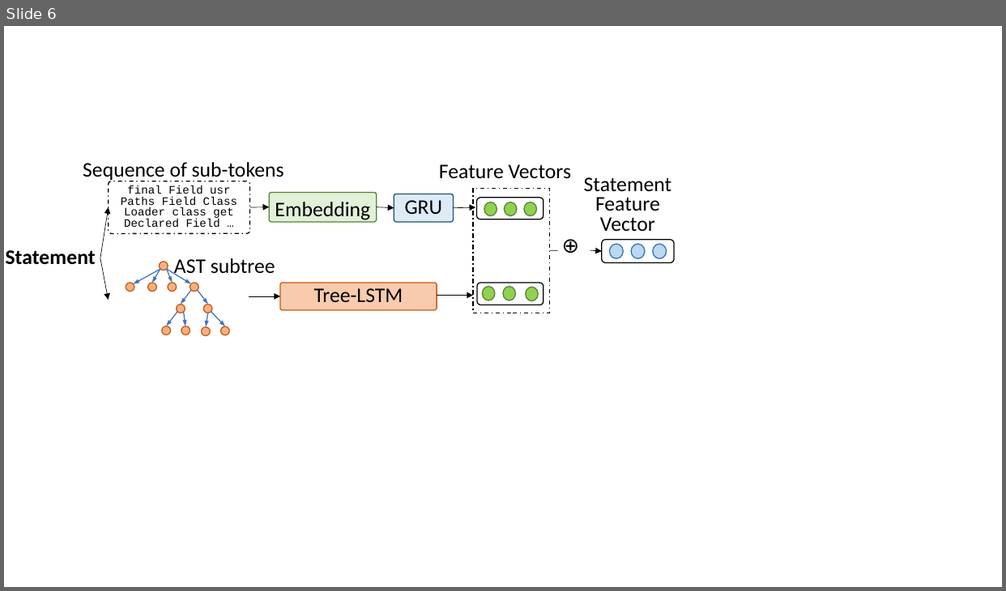
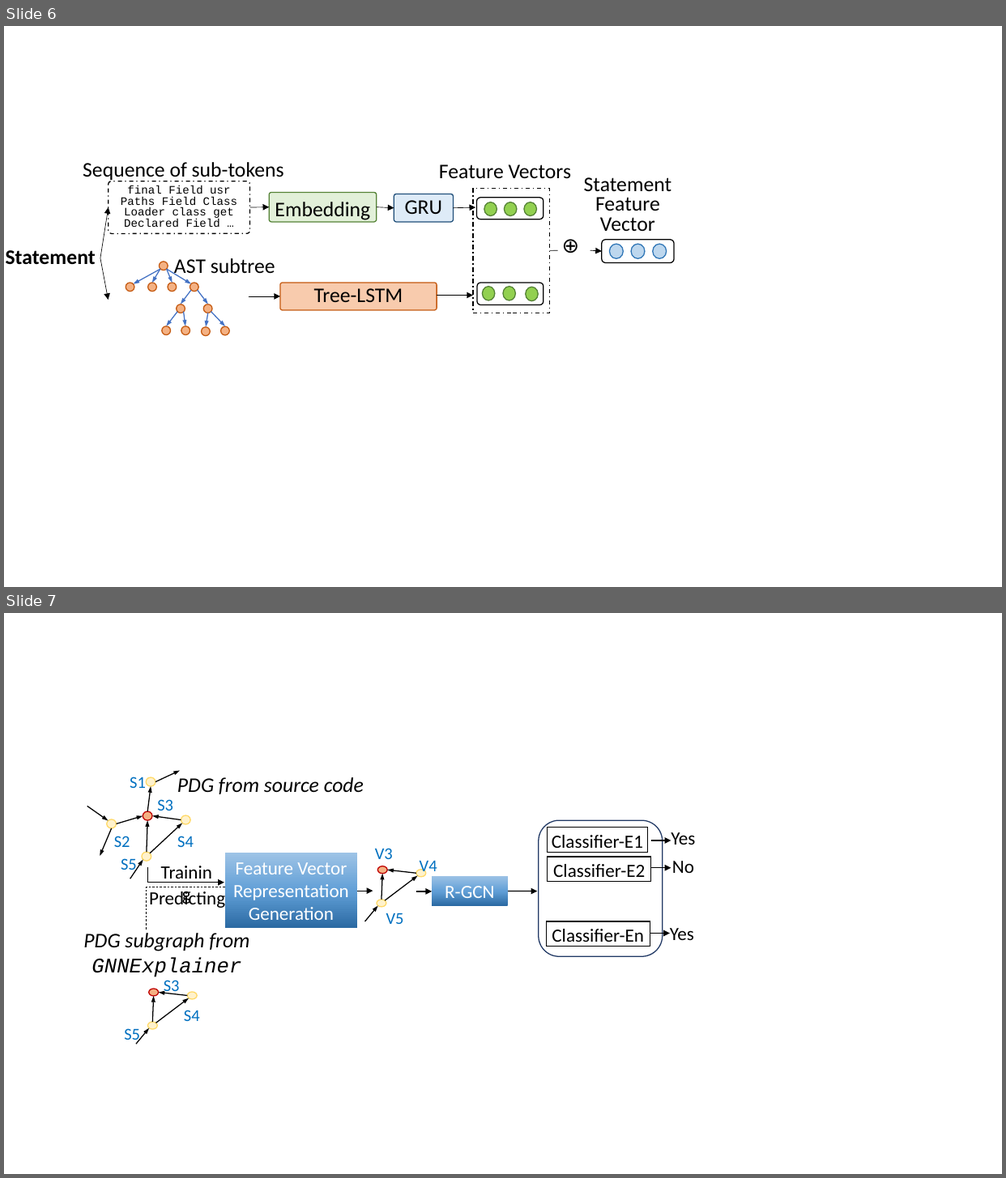
Before and after one commit to tien-n-nguyen/exception, a slide deck: figures.pptx. Shown one above the other, each under a label of ours: slide 6 before the commit, slides 6 and 7 after it. The pictures are 1006x591 and 1006x1178 pixels, drawn with LibreOffice and Linux fonts; fonts in the diff are those of the drawing. Boxes give left, top, right and bottom in pixels: in the first picture for what was removed or moved away, otherwise in the second. Text is boxed around its words. In the diff, an @@ line names an element or a change of style, - is before the commit and + after.

```diff
--- a/figures.pptx
+++ b/figures.pptx
@@ slide 7 added at bbox=[4, 613, 1002, 1174], background #FFFFFF @@
@@ text added at bbox=[177, 777, 364, 794], 20 pt, text #000000, italic @@
+PDG from source code
@@ rounded rectangle added at bbox=[539, 820, 663, 956], outline #203864 1 pt @@
@@ rounded rectangle added at bbox=[548, 828, 648, 853], outline #000000 1 pt, 18 pt, text #000000 @@
+Classifier-E1
@@ rectangle added at bbox=[225, 854, 357, 929], fill gradient #2A69A2 to #609ED6 to #9DC3E6, 18 pt, text #FFFFFF @@
+Feature Vector Representation Generation
@@ arrow added from (651, 841) to (671, 841), #000000 1 pt @@
@@ text added at bbox=[671, 833, 695, 845], 18 pt, text #000000 @@
+Yes
@@ group added at bbox=[87, 771, 194, 879]: 9 arrows, 5 ellipses, 5 texts @@
+S1
+S2
+S3
+S4
+S5
@@ elbow arrow added from (147, 867) to (224, 883), #000000 0.5 pt @@
@@ text added at bbox=[153, 856, 219, 886], 18 pt, text #000000 @@
+Training
@@ rectangle added at bbox=[432, 875, 507, 905], fill gradient #2A69A2 to #609ED6 to #9DC3E6, 18 pt, text #FFFFFF @@
+R-GCN
@@ rounded rectangle added at bbox=[548, 857, 651, 882], outline #000000 1 pt, 18 pt, text #000000 @@
+Classifier-E2
@@ arrow added from (651, 868) to (671, 868), #000000 1 pt @@
@@ text added at bbox=[672, 861, 694, 873], 18 pt, text #000000 @@
+No
@@ elbow arrow added from (147, 929) to (249, 887), #000000 0.5 pt dashed @@
@@ text added at bbox=[149, 892, 225, 908], 18 pt, text #000000 @@
+Predicting
@@ arrow added from (357, 891) to (373, 891), #000000 1 pt @@
@@ arrow added from (416, 892) to (432, 892), #000000 1 pt @@
@@ arrow added from (507, 892) to (537, 892), #000000 1 pt @@
@@ group added at bbox=[364, 848, 437, 924]: 4 arrows, 3 ellipses, 3 texts @@
+V3
+V4
+V5
@@ rounded rectangle added at bbox=[546, 922, 650, 946], outline #000000 1 pt, 18 pt, text #000000 @@
+Classifier-En
@@ text added at bbox=[670, 928, 694, 940], 18 pt, text #000000 @@
+Yes
@@ text added at bbox=[83, 933, 249, 977], 20 pt, text #000000, italic @@
+PDG subgraph from GNNExplainer
@@ arrow added from (650, 934) to (670, 934), #000000 1 pt @@
@@ group added at bbox=[124, 980, 200, 1045]: 4 arrows, 3 ellipses, 3 texts @@
+S3
+S4
+S5
```
Also in this commit, not shown: 3 other files.
